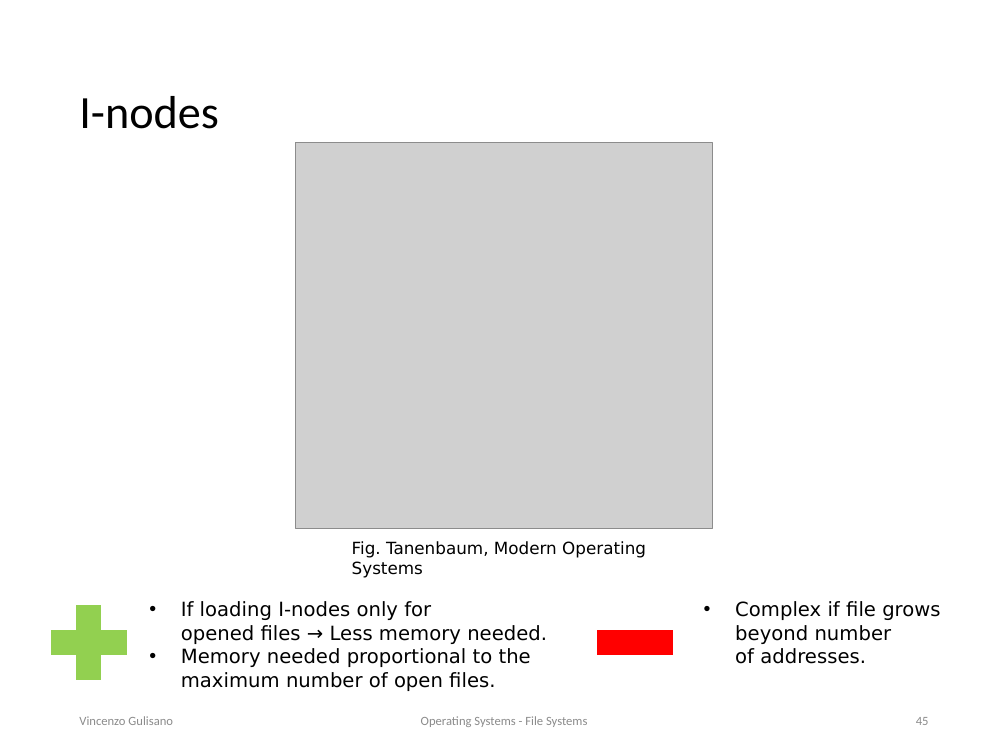
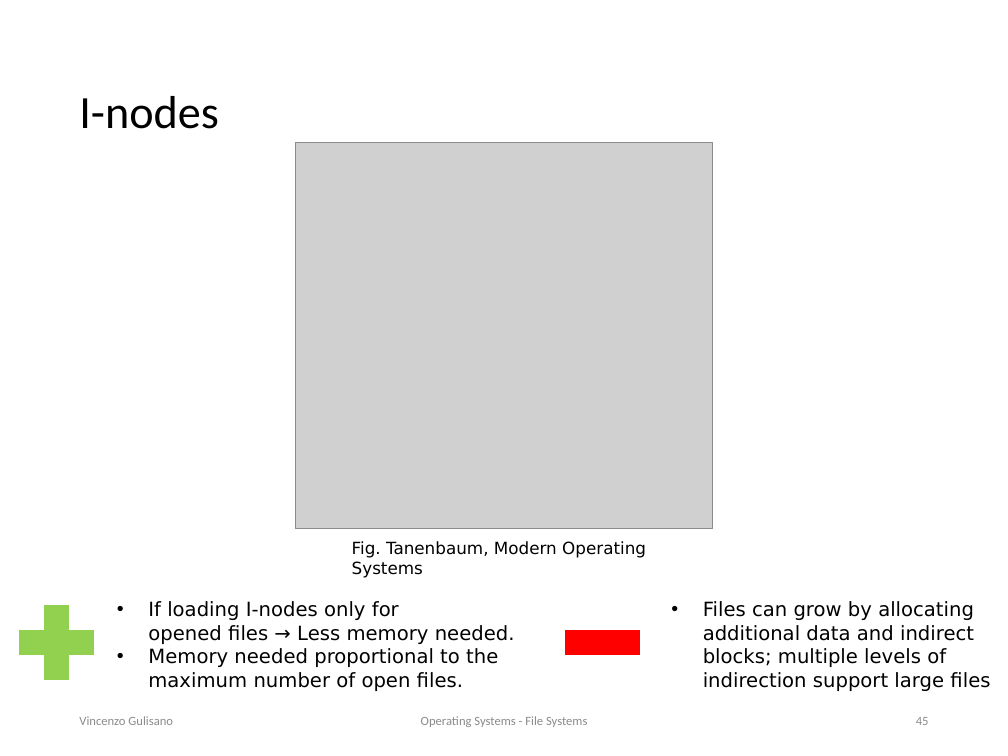
Before and after one commit to vincenzo-gulisano/os_material, a slide deck: slide 45 of file_system/file_systems.pptx. Drawn at 1008x756 pixels with LibreOffice and Linux fonts; fonts in the diff are those of the drawing; grey boxes stand for pictures. Boxes give left, top, right and bottom in pixels: in the first picture for what was removed or moved away, otherwise in the second. Text is boxed around its words. In the diff, an @@ line names an element or a change of style, - is before the commit and + after.

```diff
--- a/file_system/file_systems.pptx
+++ b/file_system/file_systems.pptx
@@ plus sign: place and size @@
-plus sign at box(38, 592, 139, 692)
+plus sign at box(6, 592, 107, 692)
@@ text "If loading I-nodes only for ...": place and size @@
-text "If loading I-nodes only for ..." at box(181, 601, 547, 691)
+text "If loading I-nodes only for ..." at box(148, 601, 515, 691)
@@ math minus: place and size @@
-math minus at box(585, 592, 685, 692)
+math minus at box(552, 592, 653, 692)
@@ text at box(703, 601, 990, 691): text changed @@
-• Complex if file grows
-  beyond number
-  of addresses.
+• Files can grow by allocating additional data and indirect blocks; multiple levels of indirection support large files
```
Also in this commit, not shown: 5 other slides changed, 1 other file.
